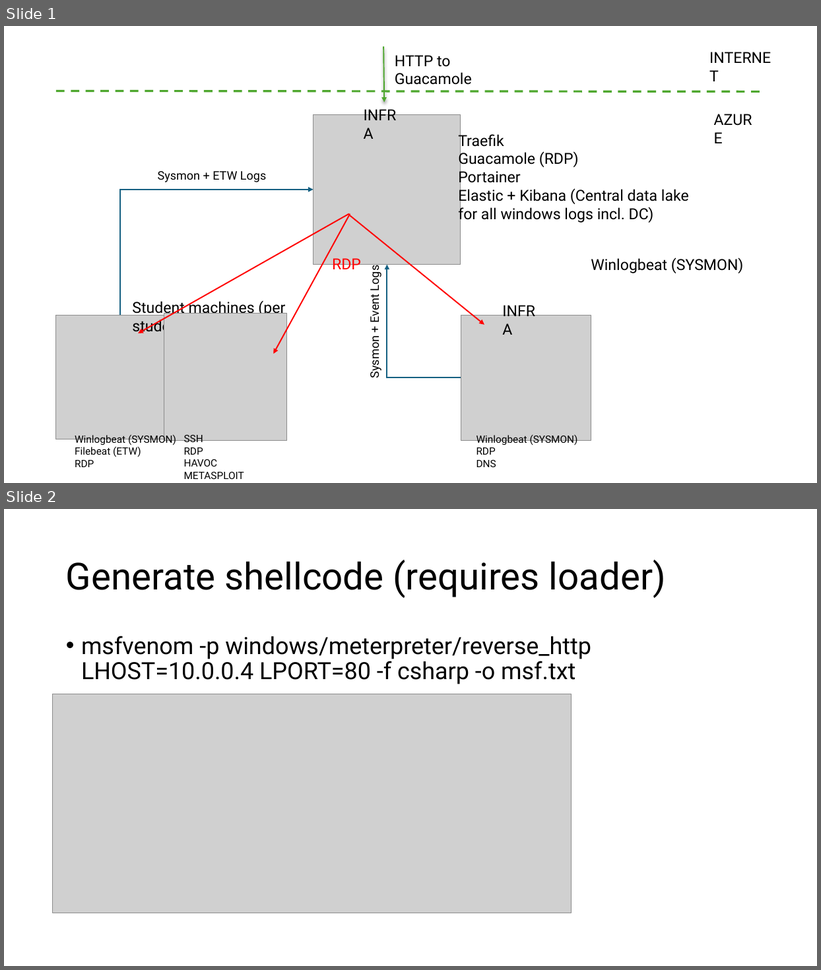
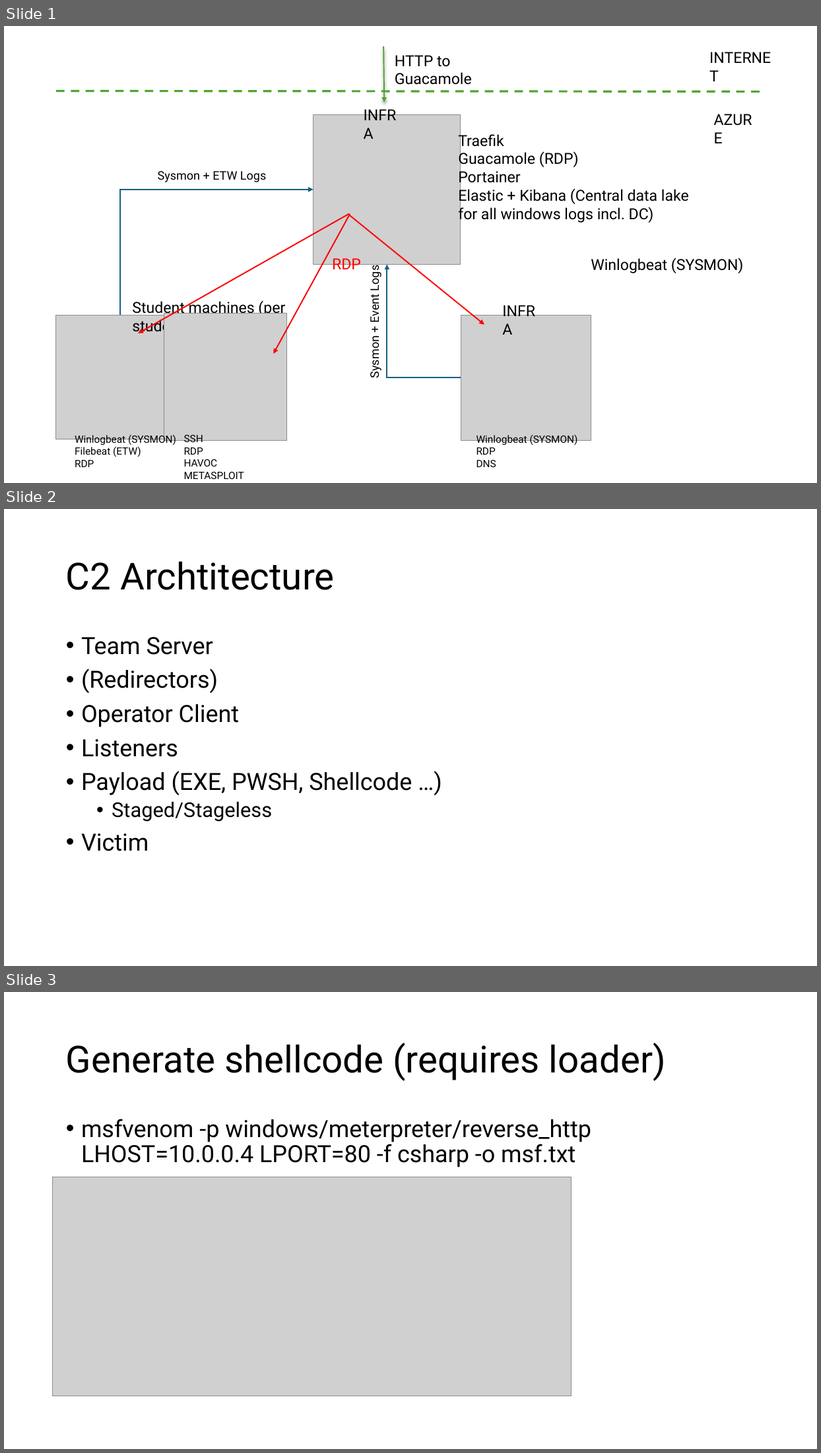
Before and after one commit to crimsoncore/dfir, a slide deck: TH 2025.pptx. Shown one above the other, each under a label of ours: slides 1 and 2 before the commit, slides 1, 2 and 3 after it. The pictures are 821x970 and 821x1453 pixels, drawn with LibreOffice and Linux fonts; fonts in the diff are those of the drawing; grey boxes stand for pictures. Boxes give left, top, right and bottom in pixels: in the first picture for what was removed or moved away, otherwise in the second. Text is boxed around its words. In the diff, an @@ line names an element or a change of style, - is before the commit and + after.

```diff
--- a/TH 2025.pptx
+++ b/TH 2025.pptx
@@ slide 2 added at [4, 509, 817, 966], background #FFFFFF @@
@@ title added at [66, 561, 334, 590], 44 pt, text #000000 @@
+C2 Archtitecture
@@ text added at [81, 637, 412, 852], 28 pt, text #000000 @@
+• Team Server
+• (Redirectors)
+• Operator Client
+• Listeners
+• Payload (EXE, PWSH, Shellcode …)
+  • Staged/Stageless
+• Victim
@@ what was slide 2 is now slide 3 @@
```
Also in this commit, not shown: 6 other files.
